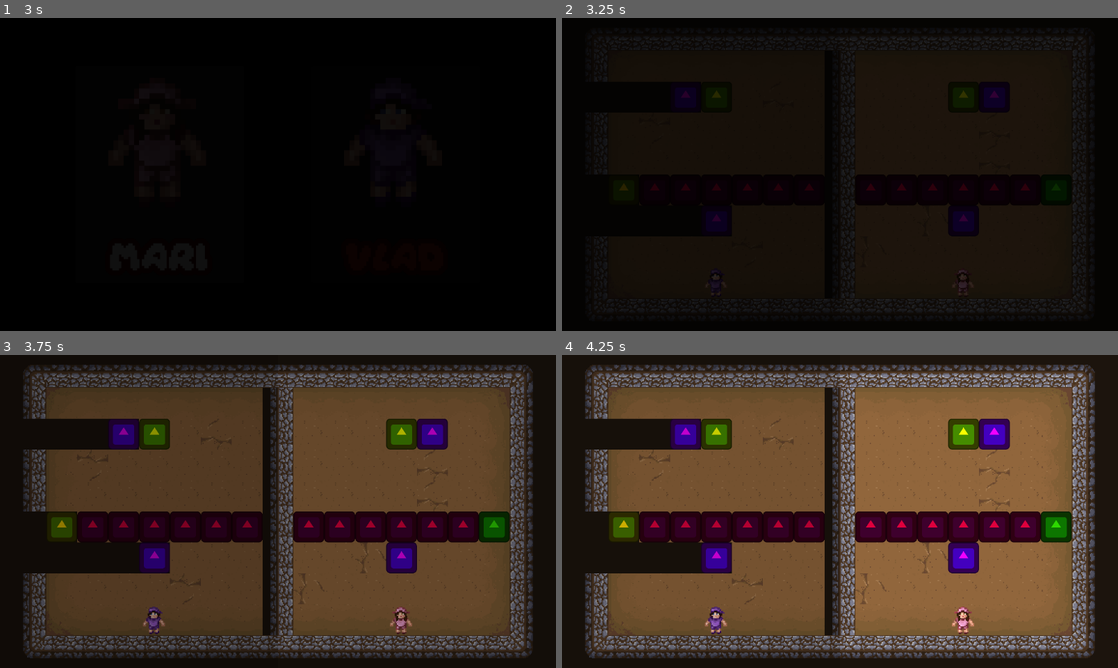
Above: before the commit, frames 1-4 (two rows, left to right).
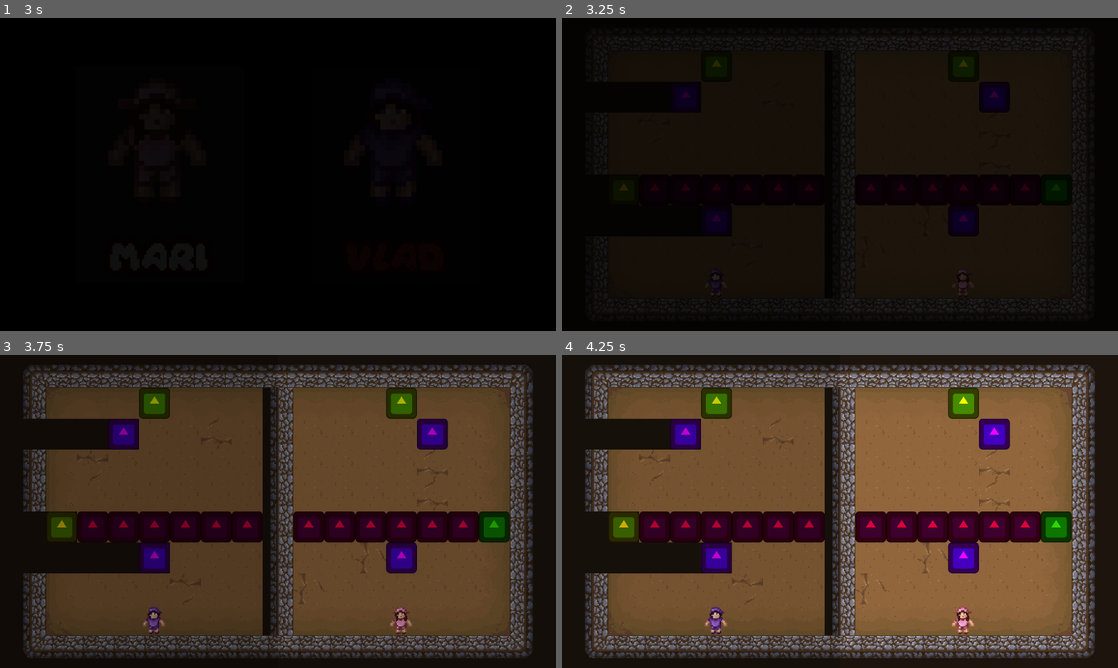
Above: after the commit, the same moments.

Repository: Vlad-935/Reflective-Trust
Game: Godot game, scene res://scenes/root.tscn
Two runs of this game, one before a commit and one after it. Both use one fixed random seed, a clock stepped at 60 frames per second and the inputs below. The engine's default icon, where the game draws it, is replaced by a stand-in: a white triangle on a blue panel in a dark square.
Inputs:
- Up to frame 1 (3 s): click "Play" at 0.5 s; click "Play" at 1.25 s; click "Mari" at 2 s; hold D (move right) from 2.78 s (still down)
- Up to frame 2 (3.25 s): keep holding D (move right)
- Up to frame 3 (3.75 s): release D (move right) at 3.53 s; hold S (move down) from 3.53 s (still down)
- Up to frame 4 (4.25 s): keep holding S (move down)

Frame 1 is identical in both runs. In frame 2, less than 0.1% of the frame differs, in the area x 27-74%, y 13-26%; in frame 3, 2.2%; in frame 4, 2.2%, in the area x 25-75%, y 10-31%.

Commit message:
Moved player and door apart in every level

Diff:
--- a/reflective-trust/scenes/Levels/level_1.tscn
+++ b/reflective-trust/scenes/Levels/level_1.tscn
@@ -148,8 +148,8 @@
 [node name="Doors" type="Node2D" parent="." unique_id=663726572]
 
 [node name="Door" parent="Doors" unique_id=631447732 instance=ExtResource("6_sk5k4")]
-position = Vector2(128, -64)
-INITIAL_POSITION = Vector2(128, -64)
+position = Vector2(128, -96)
+INITIAL_POSITION = Vector2(128, -96)
 
 [node name="Walls" type="Node2D" parent="." unique_id=180526821]
 
--- a/reflective-trust/scenes/levels/level_2.tscn
+++ b/reflective-trust/scenes/levels/level_2.tscn
@@ -1,17 +1,17 @@
 [gd_scene format=4 uid="uid://b7e50f4df7wa3"]
 
-[ext_resource type="Script" uid="uid://c1ba0pgcqnlk7" path="res://scripts/level_1.gd" id="1_pimnq"]
-[ext_resource type="Texture2D" uid="uid://bx35frgeed8r4" path="res://assests/sprites/Background/Ground_no_crack.png" id="2_2bnyt"]
-[ext_resource type="Texture2D" uid="uid://ij6f0q3lljbq" path="res://assests/sprites/Background/Ground.png" id="3_n6eey"]
-[ext_resource type="Texture2D" uid="uid://bdr1c22g0kibi" path="res://assests/sprites/Background/Outer_walls.png" id="4_qi5uv"]
-[ext_resource type="PackedScene" uid="uid://bvkyebfwai1k0" path="res://scenes/objects/moveable_object.tscn" id="5_f6egh"]
-[ext_resource type="PackedScene" uid="uid://blaoc63wncyco" path="res://scenes/objects/spikes.tscn" id="6_t4txi"]
-[ext_resource type="PackedScene" uid="uid://lr053qqunmyp" path="res://scenes/objects/door.tscn" id="7_apo5x"]
-[ext_resource type="PackedScene" uid="uid://bjxqei5nhc62x" path="res://scenes/objects/wall.tscn" id="8_josfm"]
-[ext_resource type="PackedScene" uid="uid://efy270suy001" path="res://scenes/player.tscn" id="9_lgrx1"]
+[ext_resource type="Script" uid="uid://c1ba0pgcqnlk7" path="res://scripts/level_1.gd" id="1_3p04p"]
+[ext_resource type="Texture2D" uid="uid://bx35frgeed8r4" path="res://assests/sprites/Background/Ground_no_crack.png" id="1_8qukl"]
+[ext_resource type="Texture2D" uid="uid://ij6f0q3lljbq" path="res://assests/sprites/Background/Ground.png" id="2_3p04p"]
+[ext_resource type="PackedScene" uid="uid://bvkyebfwai1k0" path="res://scenes/objects/moveable_object.tscn" id="2_g2h2n"]
+[ext_resource type="Texture2D" uid="uid://bdr1c22g0kibi" path="res://assests/sprites/Background/Outer_walls.png" id="3_qsp8v"]
+[ext_resource type="PackedScene" uid="uid://blaoc63wncyco" path="res://scenes/objects/spikes.tscn" id="3_ra442"]
+[ext_resource type="PackedScene" uid="uid://efy270suy001" path="res://scenes/player.tscn" id="4_fiq81"]
+[ext_resource type="PackedScene" uid="uid://lr053qqunmyp" path="res://scenes/objects/door.tscn" id="4_qpwj6"]
+[ext_resource type="PackedScene" uid="uid://bjxqei5nhc62x" path="res://scenes/objects/wall.tscn" id="5_ibugp"]
 
 [sub_resource type="TileSetAtlasSource" id="TileSetAtlasSource_8qukl"]
-texture = ExtResource("2_2bnyt")
+texture = ExtResource("1_8qukl")
 texture_region_size = Vector2i(32, 32)
 0:0/0 = 0
 1:0/0 = 0
@@ -114,54 +114,54 @@
 
 [node name="Objects" type="Node2D" parent="." unique_id=1600244550]
 
-[node name="Moveable_Object" parent="Objects" unique_id=901920368 instance=ExtResource("5_f6egh")]
+[node name="Moveable_Object" parent="Objects" unique_id=901920368 instance=ExtResource("2_g2h2n")]
 position = Vector2(64, -32)
 INITIAL_POSITION = Vector2(64, -32)
 
 [node name="Spikes" type="Node2D" parent="." unique_id=135123093]
 
-[node name="Spikes" parent="Spikes" unique_id=1274487235 instance=ExtResource("6_t4txi")]
+[node name="Spikes" parent="Spikes" unique_id=1274487235 instance=ExtResource("3_ra442")]
 position = Vector2(224, 32)
 INITIAL_POSITION = Vector2(224, 32)
 
-[node name="Spikes2" parent="Spikes" unique_id=1704803673 instance=ExtResource("6_t4txi")]
+[node name="Spikes2" parent="Spikes" unique_id=1704803673 instance=ExtResource("3_ra442")]
 position = Vector2(64, 32)
 INITIAL_POSITION = Vector2(64, 32)
 
-[node name="Spikes3" parent="Spikes" unique_id=1313241283 instance=ExtResource("6_t4txi")]
+[node name="Spikes3" parent="Spikes" unique_id=1313241283 instance=ExtResource("3_ra442")]
 position = Vector2(96, 32)
 INITIAL_POSITION = Vector2(96, 32)
 
-[node name="Spikes4" parent="Spikes" unique_id=2074799912 instance=ExtResource("6_t4txi")]
+[node name="Spikes4" parent="Spikes" unique_id=2074799912 instance=ExtResource("3_ra442")]
 position = Vector2(128, 32)
 INITIAL_POSITION = Vector2(128, 32)
 
-[node name="Spikes5" parent="Spikes" unique_id=1330136141 instance=ExtResource("6_t4txi")]
+[node name="Spikes5" parent="Spikes" unique_id=1330136141 instance=ExtResource("3_ra442")]
 position = Vector2(160, 32)
 INITIAL_POSITION = Vector2(160, 32)
 
-[node name="Spikes6" parent="Spikes" unique_id=1771913073 instance=ExtResource("6_t4txi")]
+[node name="Spikes6" parent="Spikes" unique_id=1771913073 instance=ExtResource("3_ra442")]
 position = Vector2(192, 32)
 INITIAL_POSITION = Vector2(192, 32)
 
 [node name="Doors" type="Node2D" parent="." unique_id=43413500]
 
-[node name="Door" parent="Doors" unique_id=631447732 instance=ExtResource("7_apo5x")]
-position = Vector2(128, 96)
-INITIAL_POSITION = Vector2(128, 96)
+[node name="Door" parent="Doors" unique_id=631447732 instance=ExtResource("4_qpwj6")]
+position = Vector2(128, 128)
+INITIAL_POSITION = Vector2(128, 128)
 
 [node name="Walls" type="Node2D" parent="." unique_id=206211615]
 
-[node name="Wall" parent="Walls" unique_id=181667213 instance=ExtResource("8_josfm")]
+[node name="Wall" parent="Walls" unique_id=181667213 instance=ExtResource("5_ibugp")]
 position = Vector2(32, 32)
 INITIAL_POSITION = Vector2(32, 32)
 
-[node name="Player_Reflection" parent="." unique_id=2030126838 instance=ExtResource("9_lgrx1")]
+[node name="Player_Reflection" parent="." unique_id=2030126838 instance=ExtResource("4_fiq81")]
 unique_name_in_owner = true
 position = Vector2(-95, 2)
 move_multiplier = Vector2(-1, 1)
 
-[node name="Player" parent="." unique_id=655855357 instance=ExtResource("9_lgrx1")]
+[node name="Player" parent="." unique_id=655855357 instance=ExtResource("4_fiq81")]
 unique_name_in_owner = true
-position = Vector2(128, -64)
-INITIAL_POSITION = Vector2(128, -64)
+position = Vector2(128, -96)
+INITIAL_POSITION = Vector2(128, -96)
--- a/reflective-trust/scenes/levels/level_3.tscn
+++ b/reflective-trust/scenes/levels/level_3.tscn
@@ -151,8 +151,8 @@
 [node name="Doors" type="Node2D" parent="." unique_id=43413500]
 
 [node name="Door" parent="Doors" unique_id=631447732 instance=ExtResource("7_apo5x")]
-position = Vector2(128, -64)
-INITIAL_POSITION = Vector2(128, -64)
+position = Vector2(128, -96)
+INITIAL_POSITION = Vector2(128, -96)
 
 [node name="Walls" type="Node2D" parent="." unique_id=206211615]
 
@@ -167,5 +167,5 @@
 
 [node name="Player" parent="." unique_id=655855357 instance=ExtResource("9_lgrx1")]
 unique_name_in_owner = true
-position = Vector2(128, 96)
-INITIAL_POSITION = Vector2(128, 96)
+position = Vector2(128, 128)
+INITIAL_POSITION = Vector2(128, 128)
--- a/reflective-trust/scenes/levels/level_4.tscn
+++ b/reflective-trust/scenes/levels/level_4.tscn
@@ -151,8 +151,8 @@
 [node name="Doors" type="Node2D" parent="." unique_id=43413500]
 
 [node name="Door" parent="Doors" unique_id=631447732 instance=ExtResource("7_ov8fk")]
-position = Vector2(128, 96)
-INITIAL_POSITION = Vector2(128, 96)
+position = Vector2(128, 128)
+INITIAL_POSITION = Vector2(128, 128)
 
 [node name="Walls" type="Node2D" parent="." unique_id=206211615]
 
Not shown: 3 places in reflective-trust/scenes/levels/level_2.tscn that only renumber resources
